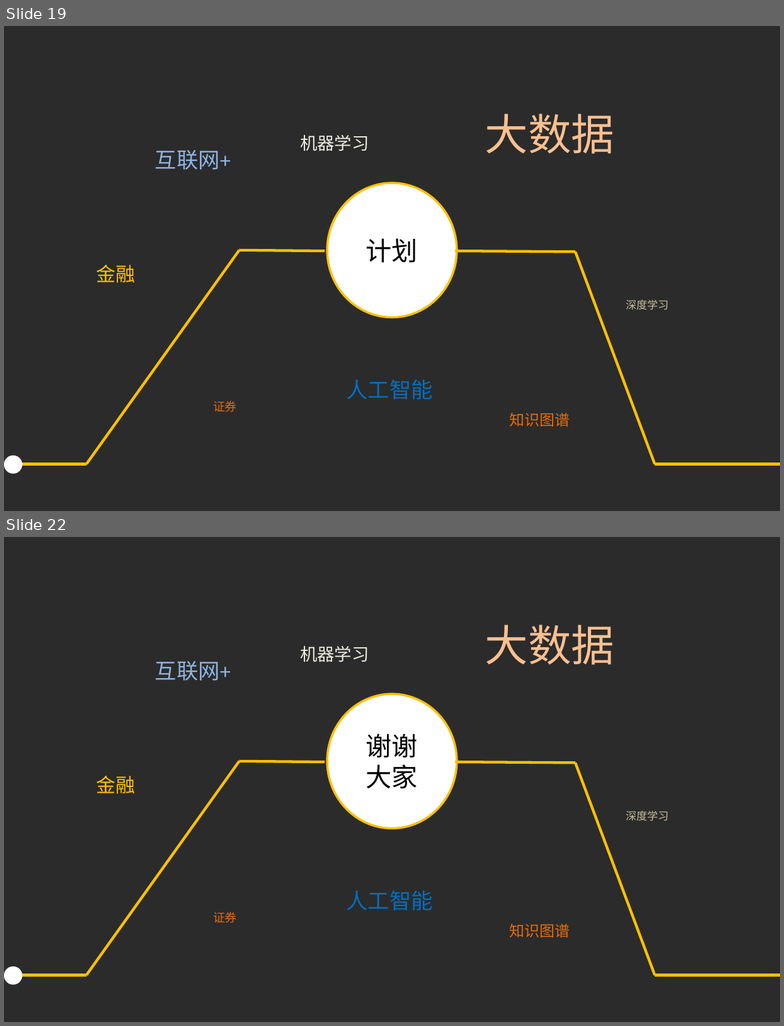
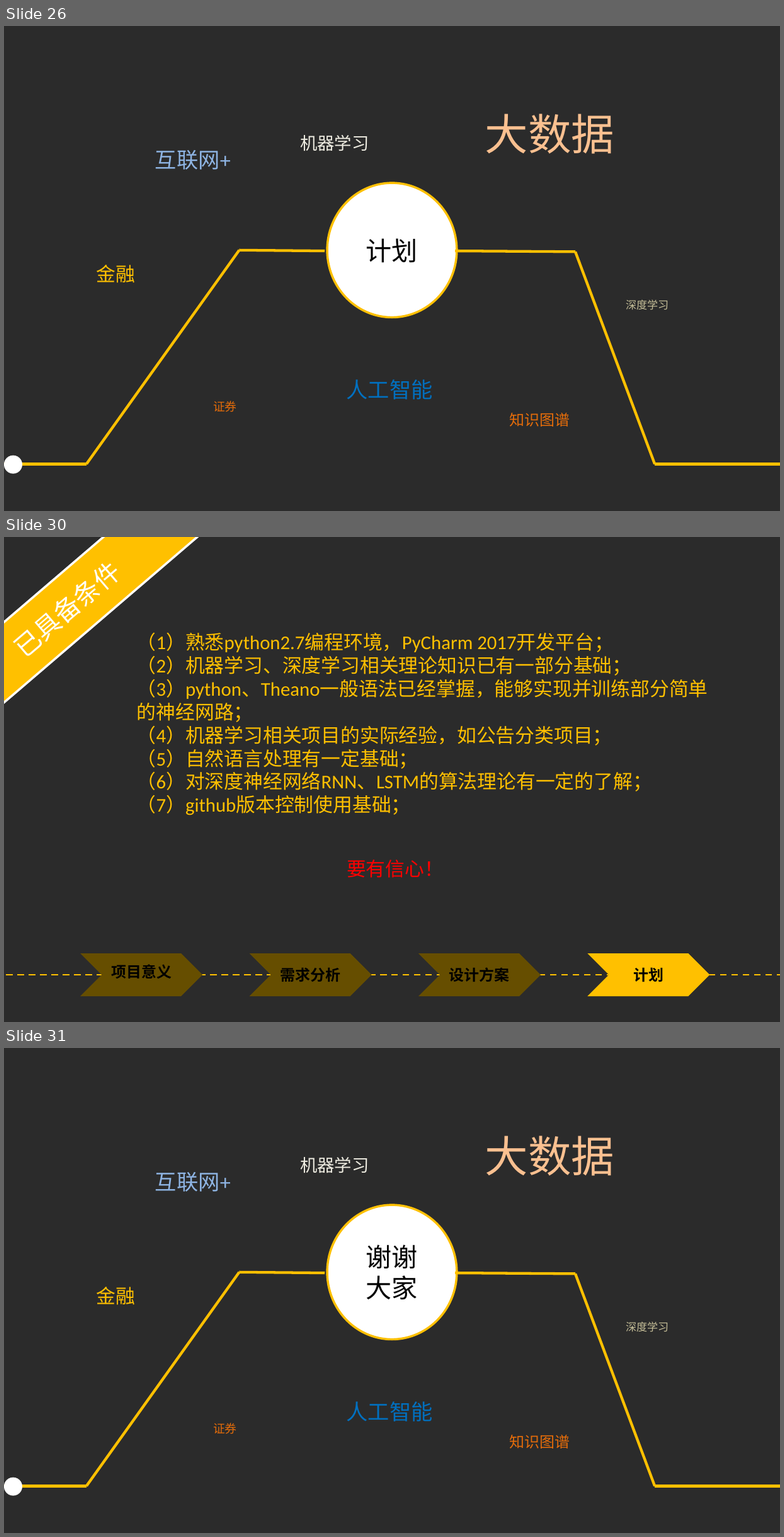
Before and after one commit to yyHaker/NamedEntityRecognition, a slide deck: files/report/projectreport/PPT模板/毕业答辩——yyhaker.pptx. Shown one above the other, each under a label of ours: slides 19 and 22 before the commit, slides 26, 30 and 31 after it; the slides between them are not shown. The pictures are 784x1026 and 784x1537 pixels, drawn with LibreOffice and Linux fonts; fonts in the diff are those of the drawing; background and template pictures are left out; a plain dark background stands for a picture behind light text. Boxes give left, top, right and bottom in pixels: in the first picture for what was removed or moved away, otherwise in the second. Text is boxed around its words. In the diff, an @@ line names an element or a change of style, - is before the commit and + after.

```diff
--- a/files/report/projectreport/PPT模板/毕业答辩——yyhaker.pptx
+++ b/files/report/projectreport/PPT模板/毕业答辩——yyhaker.pptx
@@ slide 30 added at bbox=[4, 537, 780, 1022], background picture (left out) @@
@@ rectangle added at bbox=[4, 537, 203, 732], fill #FFC000, outline #FFFFFF 2 pt, 24 pt, text #FFFFFF @@
+已具备条件
@@ text added at bbox=[137, 633, 708, 815], 18 pt, text #FFC000 @@
+（1）熟悉python2.7编程环境，PyCharm 2017开发平台；
+（2）机器学习、深度学习相关理论知识已有一部分基础；
+（3）python、Theano一般语法已经掌握，能够实现并训练部分简单的神经网路；
+（4）机器学习相关项目的实际经验，如公告分类项目；
+（5）自然语言处理有一定基础；
+（6）对深度神经网络RNN、LSTM的算法理论有一定的了解；
+（7）github版本控制使用基础；
@@ text added at bbox=[347, 860, 444, 878], 18 pt, text #FF0000 @@
+要有信心！
@@ chevron added at bbox=[80, 954, 202, 996], fill #664E00 @@
@@ text added at bbox=[111, 964, 172, 979], 14 pt, text #000000, bold @@
+项目意义
@@ chevron added at bbox=[249, 954, 371, 996], fill #664E00 @@
@@ text added at bbox=[281, 968, 341, 982], 14 pt, text #000000, bold @@
+需求分析
@@ chevron added at bbox=[419, 954, 540, 996], fill #664E00 @@
@@ text added at bbox=[449, 967, 510, 982], 14 pt, text #000000, bold @@
+设计方案
@@ chevron added at bbox=[587, 954, 710, 996], fill #664E00 @@
@@ chevron added at bbox=[587, 954, 710, 996], fill #FFC000 @@
@@ text added at bbox=[633, 967, 664, 982], 14 pt, text #000000, bold @@
+计划
@@ line added from (4, 975) to (780, 975), #FFC000 1.5 pt dashed @@
@@ what was slide 19 is now slide 26 @@
@@ what was slide 22 is now slide 31 @@
```
Also in this commit, not shown: 9 slides changed, 9 other slides added, 7 other files.
